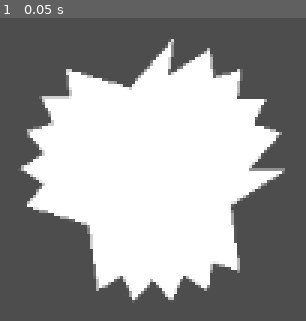
Above: before the commit, frame 1.
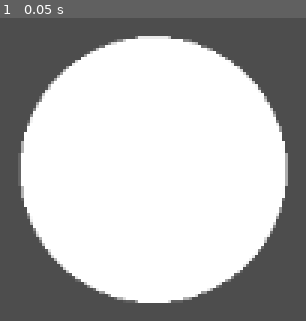
Above: after the commit, the same moment.

Repository: syun77/gd_primitive2d
Game: Godot game, scene res://Main.tscn
The game is run twice, just before and just after one commit, with the same random seed, the same clock (stepped at 60 frames per second) and the same inputs.
Inputs:
- Up to frame 1 (0.05 s): no input

The runs differ from the first frame. In frame 1, 18% of the frame differs, in the area x 6-95%, y 5-95%.

Commit message:
角丸矩形を実装

Diff:
--- a/gd_primitive2d/Main.tscn
+++ b/gd_primitive2d/Main.tscn
@@ -6,5 +6,3 @@
 
 [node name="Primitive2D" parent="." instance=ExtResource("1_q3x32")]
 position = Vector2(352, 200)
-type = 3
-size = Vector2(128, 128)
--- a/gd_primitive2d/Primitive2D.gd
+++ b/gd_primitive2d/Primitive2D.gd
@@ -3,29 +3,46 @@
 
 ## 図形の種類.
 enum eType {
-	CIRCLE,
-	RECT,
-	ROUNDED_RECT,
-	FILLED_ARC,
+	CIRCLE, # 正円.
+	ELLIPSE, # 楕円.
+	FILL_ARC, # 塗りつぶし円弧.
+	RECT, # 矩形.
+	ROUND_RECT, # 角丸矩形.
 }
+
+## 円.
+const TBL_CIRCLE = [eType.CIRCLE, eType.ELLIPSE, eType.FILL_ARC]
+## 矩形.
+const TBL_RECT = [eType.RECT, eType.ROUND_RECT]
 
 ## 図形の種類.
 @export var type = eType.CIRCLE
+## 色.
 @export var color = Color.WHITE
+## 中央揃え.
 @export var centered = true
 ## ------------ circle
-@export_category("Circle")
+@export_category("Circle/Ellipse")
 ## 半径.
 @export_range(0.0, 512.0) var radius:float = 64.0
+## 縦横の割合.
+@export_range(0.0, 10.0) var radius_xratio:float = 1.0
+@export_range(0.0, 10.0) var radius_yratio:float = 1.0
+## ------------ fill arc
+@export_category("Fill Arc")
+## 開始角度.
+@export_range(0.0, 360.0) var start:float = 0.0
+## 広さ.
+@export_range(0.0, 360.0) var arc:float = 45.0
+@export_range(4, 256) var divide:int = 64
 ## ------------ rect
 @export_category("Rect")
 ## 幅と高さ.
-@export var size = Vector2(64.0, 64.0)
-## ------------ filled arc
-@export_category("Filled Arc")
-@export_range(0.0, 360.0) var start:float = 0.0
-@export_range(0.0, 360.0) var arc:float = 30.0
-@export_range(4, 64) var divide:int = 16
+@export var size = Vector2(128.0, 64.0)
+## ------------ round rect
+@export_category("Round Rect")
+@export_range(0.0, 1.0) var round_xratio:float = 0.1
+@export_range(0.0, 1.0) var round_yratio:float = 0.2
 
 ## 更新 (再描画の要求をする)
 func update() -> void:
@@ -35,41 +52,127 @@
 	update()
 
 func _draw() -> void:
-	match type:
-		eType.CIRCLE:
-			_draw_circle()
-		eType.RECT:
-			_draw_rect()
-		eType.ROUNDED_RECT:
-			_draw_rounded_rect()
-		eType.FILLED_ARC:
-			_draw_filled_arc()
+	call("_draw_" + eType.keys()[type])
 
-func _draw_circle() -> void:
-	draw_circle(Vector2.ZERO, radius, color)
+## 基準の座標を取得する.
+func _get_base_pos() -> Vector2:
+	if type in TBL_CIRCLE:
+		# 円の場合.
+		if centered:
+			return Vector2.ZERO
+		else:
+			return Vector2(radius, radius)
+	else:
+		# 矩形の場合.
+		if centered:
+			return -(size/2)
+		else:
+			return Vector2.ZERO
 
-func _draw_rect() -> void:
-	var pos = Vector2.ZERO
-	if centered:
-		pos -= size/2
-	var rect = Rect2(pos, size)
-	draw_rect(rect, color)
+## 円の描画.
+func _draw_CIRCLE() -> void:
+	var base = _get_base_pos()
+	draw_circle(base, radius, color)
 
-func _draw_rounded_rect() -> void:
-	pass
-func _draw_filled_arc() -> void:
+## 楕円の描画.
+func _draw_ELLIPSE() -> void:
 	var points = PackedVector2Array()
-	var div = divide
 	var colors = PackedColorArray()
-	points.append(Vector2.ZERO)
+	var base = _get_base_pos()
+	points.append(base)
 	colors.append(color)
-	var rad = start
-	var d = (arc) / (div - 1)
-	for i in range(div):
-		var v = Vector2()
-		v.x = radius * cos(rad)
-		v.y = radius * sin(rad)
+	var rad = 0.0
+	var d = 2 * PI / (divide-1)
+	for i in range(divide):
+		var v = base
+		v.x += (radius * radius_xratio) * cos(rad)
+		v.y += (radius * radius_yratio) * sin(rad)
 		points.append(v)
 		colors.append(color)
 		rad += d
 	draw_polygon(points, colors)
+
+## 塗りつぶし円弧の描画.
+func _draw_FILL_ARC() -> void:
+	var points = PackedVector2Array()
+	var colors = PackedColorArray()
+	var base = _get_base_pos()
+	points.append(base)
+	colors.append(color)
+	var rad = deg_to_rad(start)
+	var d = deg_to_rad(arc) / (divide - 1)
+	for i in range(divide):
+		var v = base
+		v.x += radius * cos(rad)
+		v.y += radius * sin(rad)
+		points.append(v)
+		colors.append(color)
+		rad += d
+	draw_polygon(points, colors)
+
+## 矩形の描画.
+func _draw_RECT() -> void:
+	var pos = _get_base_pos()
+	var rect = Rect2(pos, size)
+	draw_rect(rect, color)
+
+## 角丸矩形の描画.
+func _draw_ROUND_RECT() -> void:
+	# 2c 3b 3b 3b 2d
+	# 3a 1  1  1  3a
+	# 2b 3b 3b 3b 2a
+	var base = _get_base_pos()
+	var xrate = round_xratio/2
+	var yrate = round_yratio/2
+
+	# 1の部分を描画.
+	var pos1 = base + Vector2(size.x * xrate, size.y * yrate)
+	var size1 = Vector2()
+	size1.x = size.x - (size.x * (xrate*2))
+	size1.y = size.y - (size.y * (yrate*2))
+	var rect1 = Rect2(pos1, size1)
+	#draw_rect(rect1, color) # 3で描画するので不要.
+
+	# 2[a-d]の部分を描画.
+	var a = pos1 + size1
+	var b = pos1 + Vector2(0, size1.y)
+	var c = pos1
+	var d = pos1 + Vector2(size1.x, 0)
+	var idx = 0
+	var size2 = Vector2()
+	size2.x = size.x * xrate
+	size2.y = size.y * yrate
+	# 90度ずつ描画.
+	var rad = 0.0
+	var d_rad = (2 * PI / 4) / (divide-1)
+	for pos2 in [a, b, c, d]:
+		var points = PackedVector2Array()
+		var colors = PackedColorArray()
+		points.append(pos2)
+		colors.append(color)
+		for i in range(divide):
+			var v = pos2
+			v.x += size2.x * cos(rad)
+			v.y += size2.y * sin(rad)
+			points.append(v)
+			colors.append(color)
+			rad += d_rad
+		draw_polygon(points, colors)
+		rad -= d_rad
+
+	# 3aの部分を描画.
+	var pos3a = Vector2(base.x, pos1.y)
+	var size3a = Vector2(size.x, size1.y)
+	var rect3a = Rect2(pos3a, size3a)
+	draw_rect(rect3a, color)
+
+	# 3bの部分を描画.
+	var pos3b1 = Vector2(pos1.x, base.y)
+	var size3b1 = Vector2(size1.x, size2.y)
+	var rect3b1 = Rect2(pos3b1, size3b1)
+	draw_rect(rect3b1, color)
+
+	var pos3b2 = Vector2(pos1.x, pos1.y+size1.y)
+	var size3b2 = Vector2(size1.x, size2.y)
+	var rect3b2 = Rect2(pos3b2, size3b2)
+	draw_rect(rect3b2, color)
